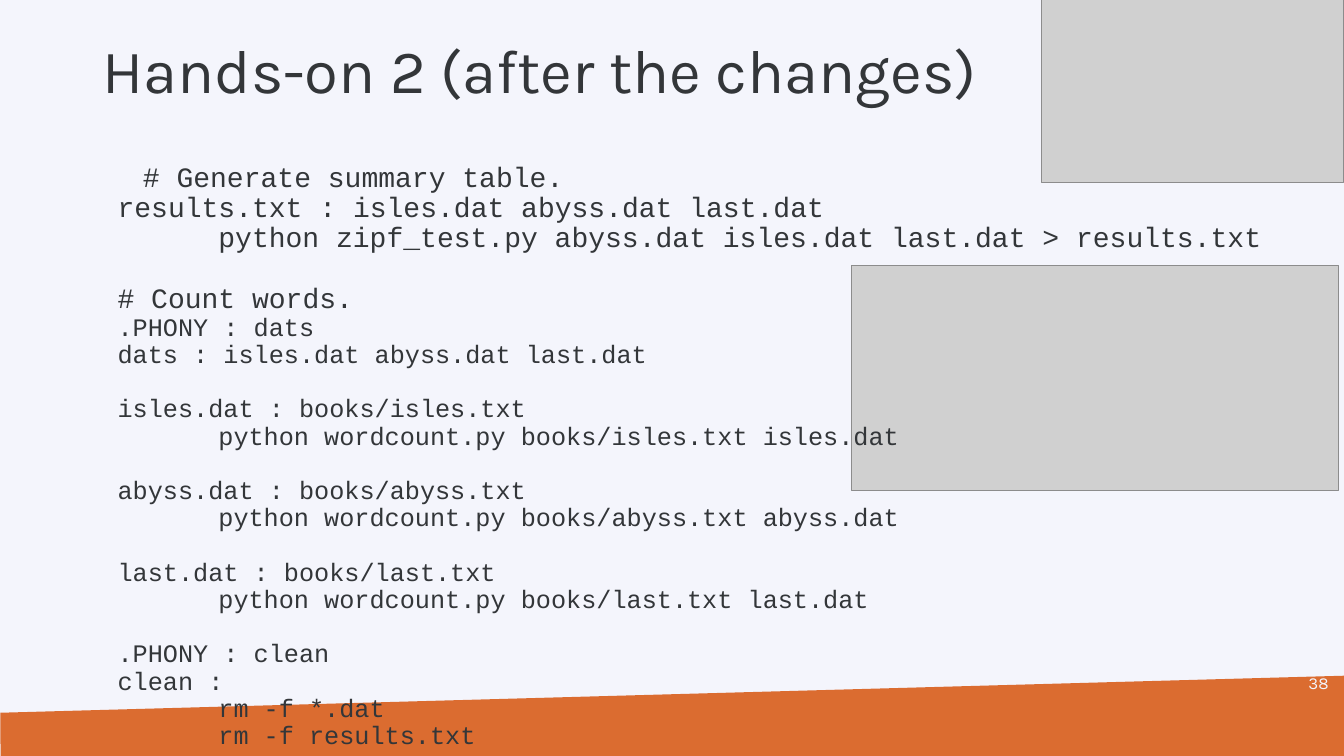
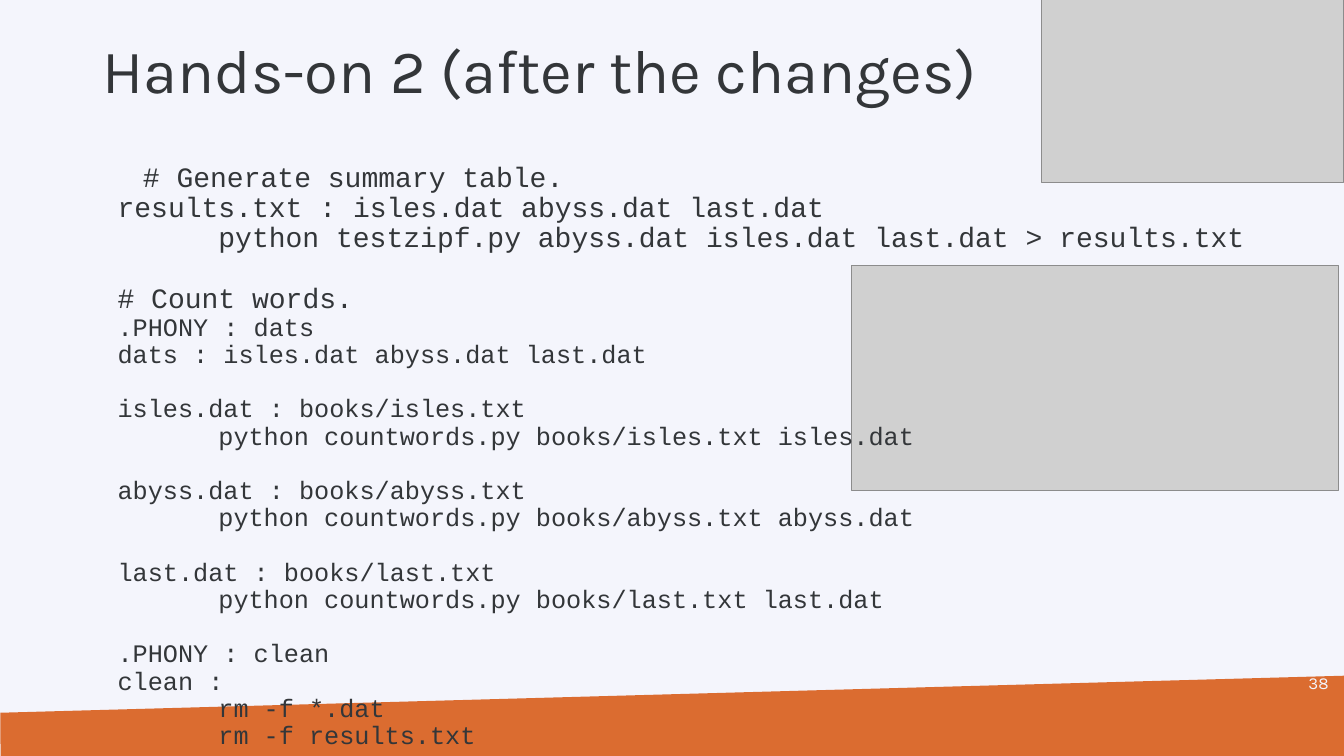
Before and after one commit to hpcleuven/Makefile-intro, a slide deck: slide 38 of Make.pptx. Drawn at 1344x756 pixels with LibreOffice and Linux fonts; fonts in the diff are those of the drawing; grey boxes stand for pictures; background and template pictures are left out. Boxes give left, top, right and bottom in pixels: in the first picture for what was removed or moved away, otherwise in the second. Text is boxed around its words. In the diff, an @@ line names an element or a change of style, - is before the commit and + after.

```diff
--- a/Make.pptx
+++ b/Make.pptx
@@ text at [118,167,1244,744]: text changed @@
-# Generate summary table.
-results.txt : isles.dat abyss.dat last.dat
-python zipf_test.py abyss.dat isles.dat last.dat > results.txt
-# Count words.
-.PHONY : dats
-dats : isles.dat abyss.dat last.dat
-isles.dat : books/isles.txt
-python wordcount.py books/isles.txt isles.dat
-abyss.dat : books/abyss.txt
-python wordcount.py books/abyss.txt abyss.dat
-last.dat : books/last.txt
-python wordcount.py books/last.txt last.dat
-.PHONY : clean
-clean :
-rm -f *.dat
-rm -f results.txt
+# Generate summary table.
+results.txt : isles.dat abyss.dat last.dat
+python testzipf.py abyss.dat isles.dat last.dat > results.txt
+# Count words.
+.PHONY : dats
+dats : isles.dat abyss.dat last.dat
+isles.dat : books/isles.txt
+python countwords.py books/isles.txt isles.dat
+abyss.dat : books/abyss.txt
+python countwords.py books/abyss.txt abyss.dat
+last.dat : books/last.txt
+python countwords.py books/last.txt last.dat
+.PHONY : clean
+clean :
+rm -f *.dat
+rm -f results.txt
```
Also in this commit, not shown: 58 other slides changed, 1 other file.
